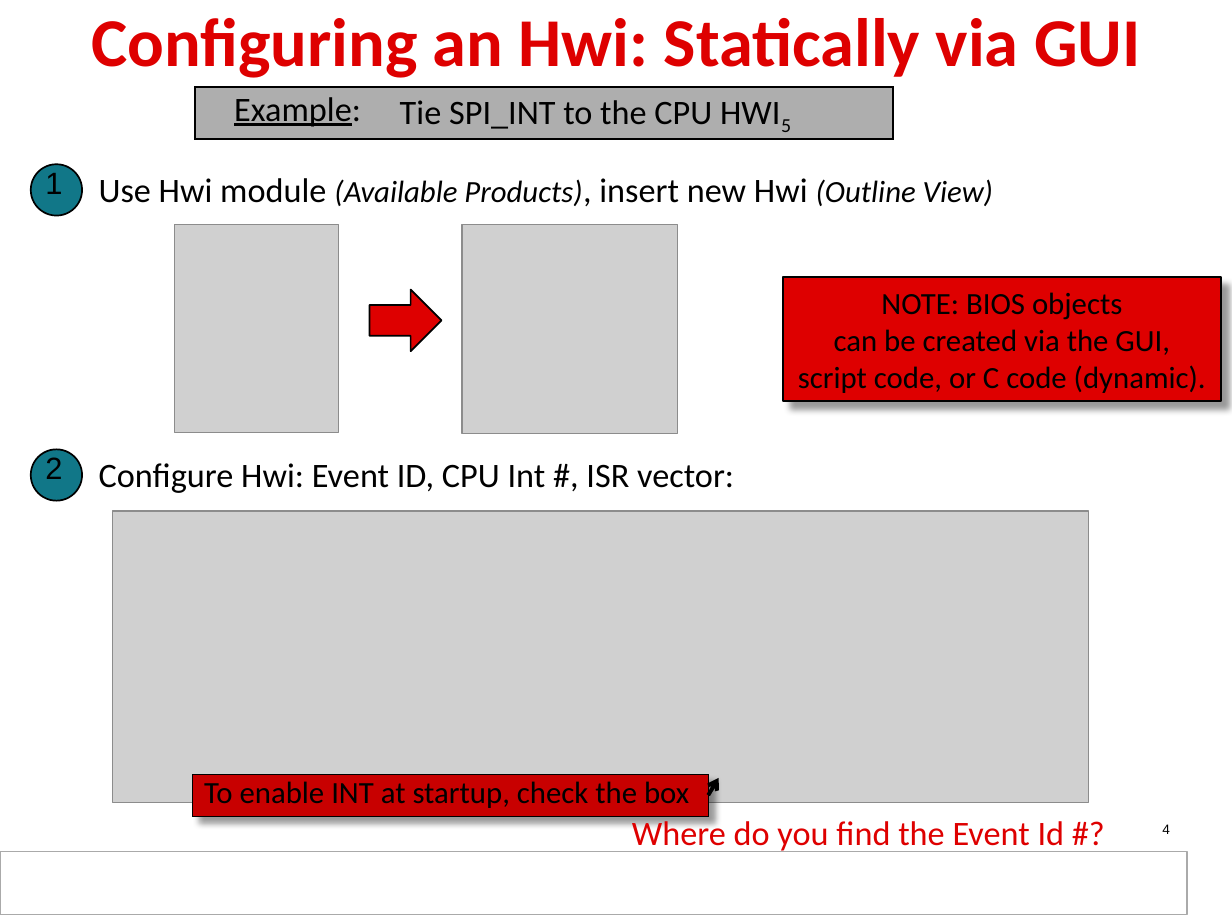
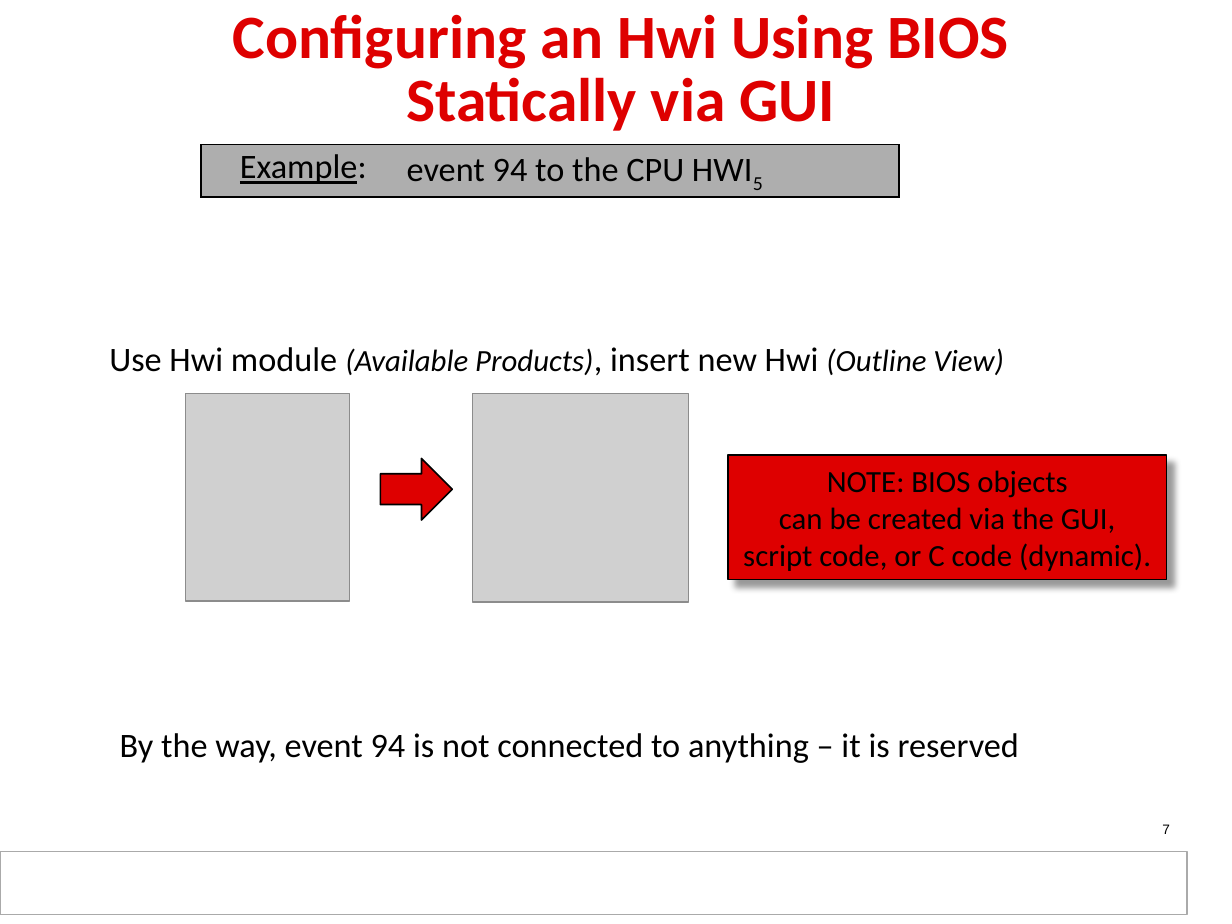
Before and after one commit to hari1989/keystone-workshop, a slide deck: slide 7 of slides/KeyStone_Interrupts.pptx (slide 4 before the commit). Drawn at 1232x924 pixels with LibreOffice and Linux fonts; fonts in the diff are those of the drawing; grey boxes stand for pictures; background and template pictures are left out. Boxes give left, top, right and bottom in pixels: in the first picture for what was removed or moved away, otherwise in the second. Text is boxed around its words. In the diff, an @@ line names an element or a change of style, - is before the commit and + after.

Commit message:
storing first step in updating the module

```diff
--- a/slides/KeyStone_Interrupts.pptx
+++ b/slides/KeyStone_Interrupts.pptx
@@ title at [232,14,1009,131]: text changed; size 40 to 36 pt @@
-Configuring an Hwi: Statically via GUI
+Configuring an Hwi Using BIOS
+Statically via GUI
@@ rectangle: place and size @@
-rectangle at [195,86,893,138]
+rectangle at [201,144,899,196]
@@ text "Example:": place and size @@
-text "Example:" at [234,97,361,127]
+text "Example:" at [240,154,367,184]
@@ ellipse removed at [31,164,83,216] @@
@@ text removed at [45,173,62,194] @@
-1
@@ text at [407,157,684,181]: text changed @@
-Tie SPI_INT to the CPU HWI5
+event 94 to the CPU HWI5
@@ ellipse removed at [31,450,83,501] @@
@@ text removed at [45,457,62,479] @@
-2
@@ text removed at [99,463,734,493] @@
-Configure Hwi: Event ID, CPU Int #, ISR vector:
@@ 2 pictures, 1 text, 1 right arrow: place and size @@
-2 pictures, 1 text, 1 right arrow at [99,178,993,432]
+2 pictures, 1 text, 1 right arrow at [109,347,1003,601]
@@ rectangle "NOTE: BIOS objects can be ...": place and size @@
-rectangle "NOTE: BIOS objects can be ..." at [784,277,1222,402]
+rectangle "NOTE: BIOS objects can be ..." at [728,455,1167,579]
@@ picture removed at [113,511,1089,802] @@
@@ text added at [120,733,1019,763], 20 pt, text #000000 @@
+By the way, event 94 is not connected to anything – it is reserved
@@ rectangle removed at [192,774,708,816] @@
-To enable INT at startup, check the box
@@ arrow removed from (708, 795) to (718, 777) @@
@@ text removed at [632,817,1065,852] @@
-Where do you find the Event Id #?
@@ page number at [1162,824,1170,834]: text changed @@
-4
+7
```
Also in this commit, not shown: 4 other slides changed, 10 slides added, 7 slides removed.
